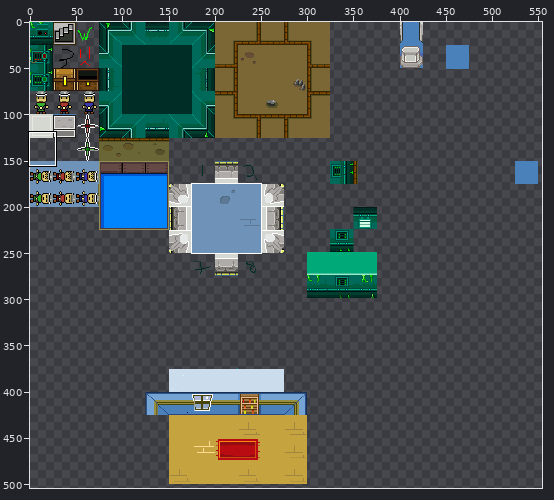
Sprite sheet -- data/sprites.png. The picture above shows the old version from afar; the outline marks the close-up.
Close-up. Before the edit:
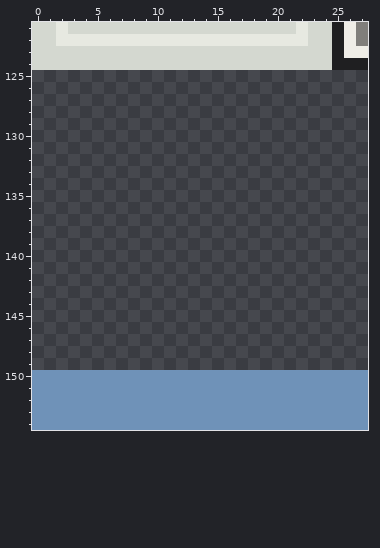
The file is 800x800 pixels. Colours within 5 levels of each other are drawn and written as one. Shown: x 0..27, y 121..154. The wide view leaves out empty margins. The commit also changed other parts of the picture, which this record leaves out.
And afterwards:
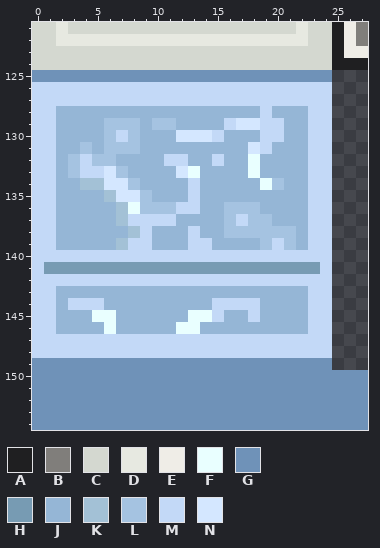
Palette (. is transparent): A #1f1f21  B #807e7b  C #d4d8d0  D #e7e9e1  E #efede7  F #e9ffff  G #6f92b8  H #779bb3  J #95b6d6  K #a3c1d6  L #a5c3e1  M #c3d9f7  N #d4e7ff
Diff:
Colour F now appears in row 132 at x 18; in row 133 at x 13 and 18; in row 134 at x 19; in row 136 at x 8; in row 145 at x 5 to 6 and 13 to 14; in row 146 at x 6 and 12 to 13.
Colour G now appears in row 125 at x 0 to 24; in row 149 at x 0 to 24.
Colour H now appears in row 141 at x 1 to 23.
Colour J now appears in row 128 at x 2 to 18 and 20 to 22; in row 129 at x 2 to 5, 9, 12 to 15 and 21 to 22; in row 130 at x 2 to 5, 9 to 11, 16 to 18 and 21 to 22; in row 131 at x 2 to 3, 5, 9 to 17 and 20 to 22; in row 132 at x 2, 7 to 10, 13 to 14, 16 to 17 and 19 to 22; in row 133 at x 2, 8 to 11, 14 to 17 and 19 to 22.
Colour J now appears in row 134 at x 2 to 3, 9 to 12, 14 to 18 and 21 to 22; in row 135 at x 2 to 5, 10 to 12 and 14 to 22; in row 136 at x 2 to 6, 14 to 15 and 19 to 22; in row 137 at x 2 to 6, 12 to 15 and 20 to 22; in row 138 at x 2 to 7, 10 to 12, 14 to 15 and 22; in row 139 at x 2 to 6, 10 to 12, 15 to 18 and 22.
Colour J now appears in row 143 at x 2 to 22; in row 144 at x 2, 6 to 14 and 19 to 22; in row 145 at x 2 to 4, 7 to 12, 16 to 17 and 19 to 22; in row 146 at x 2 to 5, 7 to 11 and 14 to 22.
Colour K now appears in row 134 at x 4 to 5; in row 135 at x 6; in rows 136 to 137 at x 7; in row 138 at x 8; in row 139 at x 7.
Colour L now appears in row 129 at x 6 to 8 and 10 to 11; in row 130 at x 6 and 8; in row 131 at x 4 and 6 to 8; in row 132 at x 3 and 5 to 6; in row 133 at x 3 and 7; in row 134 at x 8 and 20.
Colour L now appears in row 135 at x 9; in row 136 at x 9 to 11 and 16 to 18; in row 137 at x 16 and 18 to 19; in row 138 at x 16 to 21; in row 139 at x 19 and 21.
Colour M now appears in rows 126 to 127 at x 0 to 24; in row 128 at x 0 to 1, 19 and 23 to 24; in row 129 at x 0 to 1, 16, 19 to 20 and 23 to 24; in row 130 at x 0 to 1, 7, 15, 19 to 20 and 23 to 24; in row 131 at x 0 to 1, 19 and 23 to 24; in row 132 at x 0 to 1, 4, 11 to 12, 15 and 23 to 24.
Colour M now appears in row 133 at x 0 to 1, 4 to 5 and 23 to 24; in rows 134 to 135 at x 0 to 1, 13 and 23 to 24; in row 136 at x 0 to 1, 12 to 13 and 23 to 24; in row 137 at x 0 to 1, 8 to 11, 17 and 23 to 24; in row 138 at x 0 to 1, 9, 13 and 23 to 24; in row 139 at x 0 to 1, 8 to 9, 13 to 14, 20 and 23 to 24.
Colour M now appears in row 140 at x 0 to 24; in row 141 at x 0 and 24; in row 142 at x 0 to 24; in row 143 at x 0 to 1 and 23 to 24; in row 144 at x 0 to 1, 3 to 5, 15 to 18 and 23 to 24; in row 145 at x 0 to 1, 15, 18 and 23 to 24.
Colour M now appears in row 146 at x 0 to 1 and 23 to 24; in rows 147 to 148 at x 0 to 24.
Colour N now appears in row 129 at x 17 to 18; in row 130 at x 12 to 14; in row 131 at x 18; in row 133 at x 6 and 12; in row 134 at x 6 to 7; in row 135 at x 7 to 8.
Changed places in both close-ups, as pixel boxes (x1, y1, x2, y2):
added: (32, 70, 332, 370)
